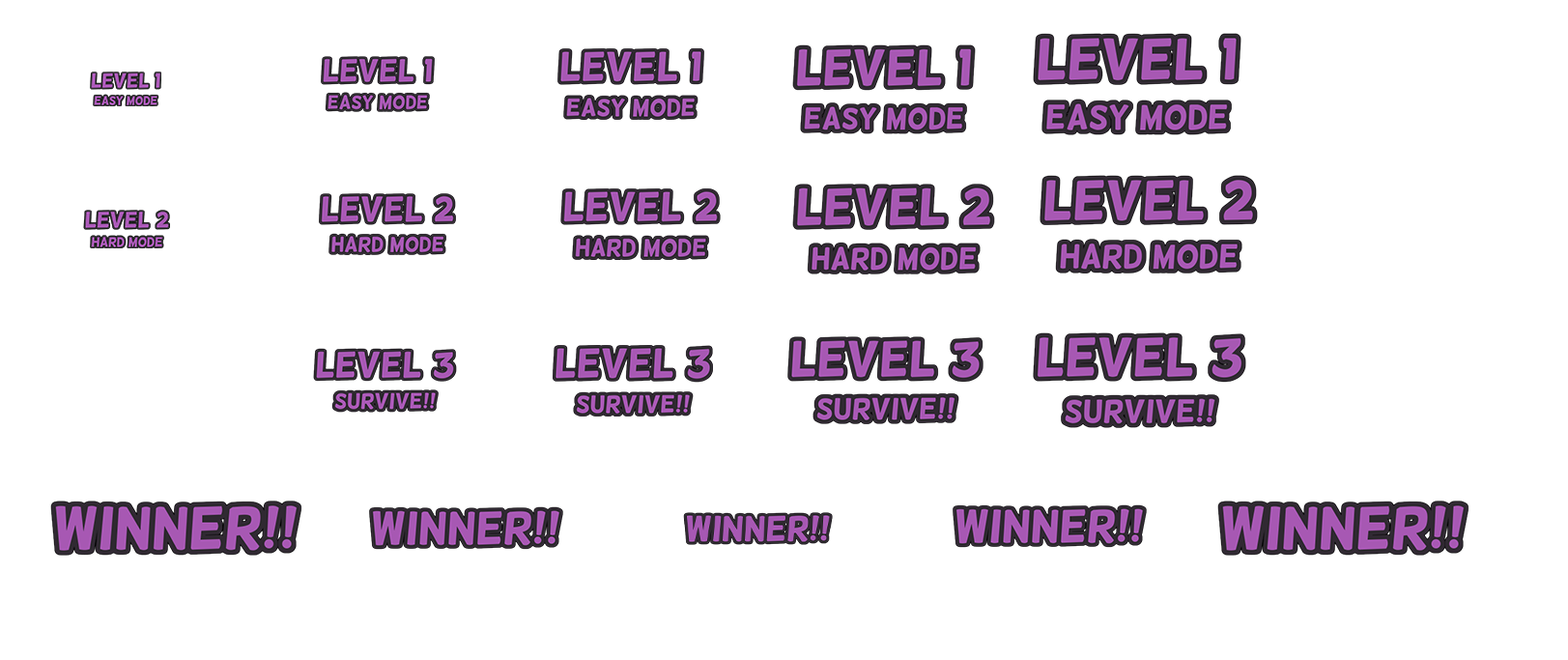
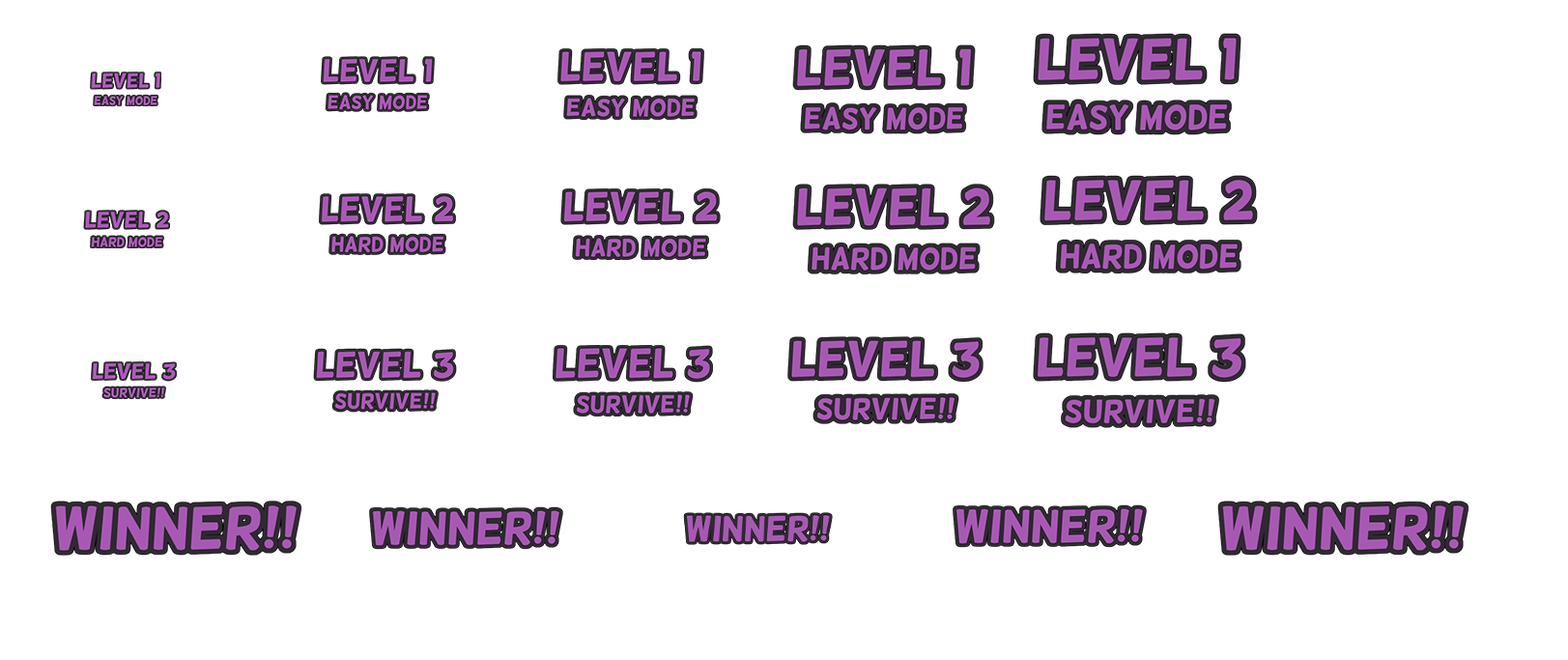
Before/after of a (1568, 660) layered artwork. What changed in the layer stack:
showed "Level-3" (1st of 5) over [90, 361, 177, 400]
